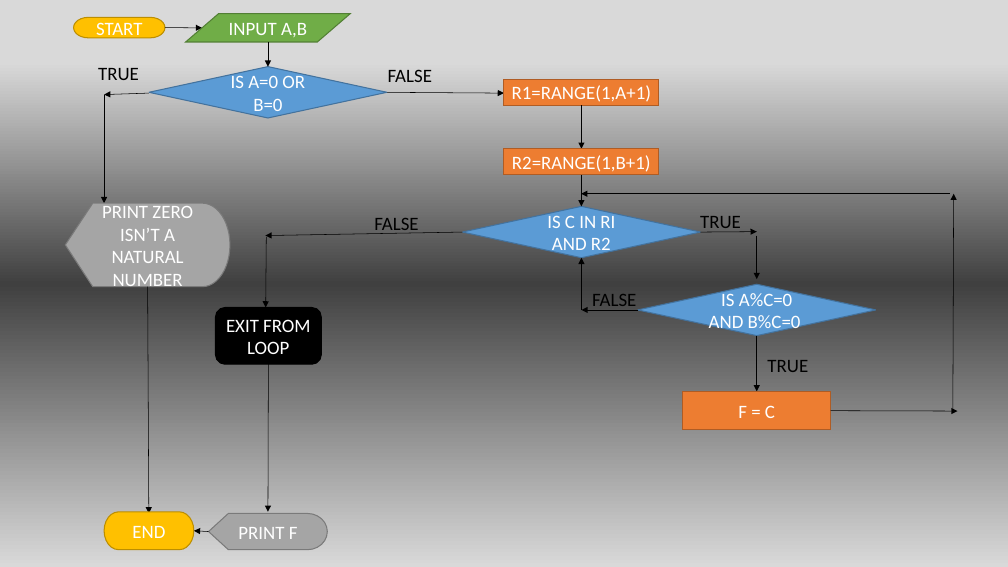
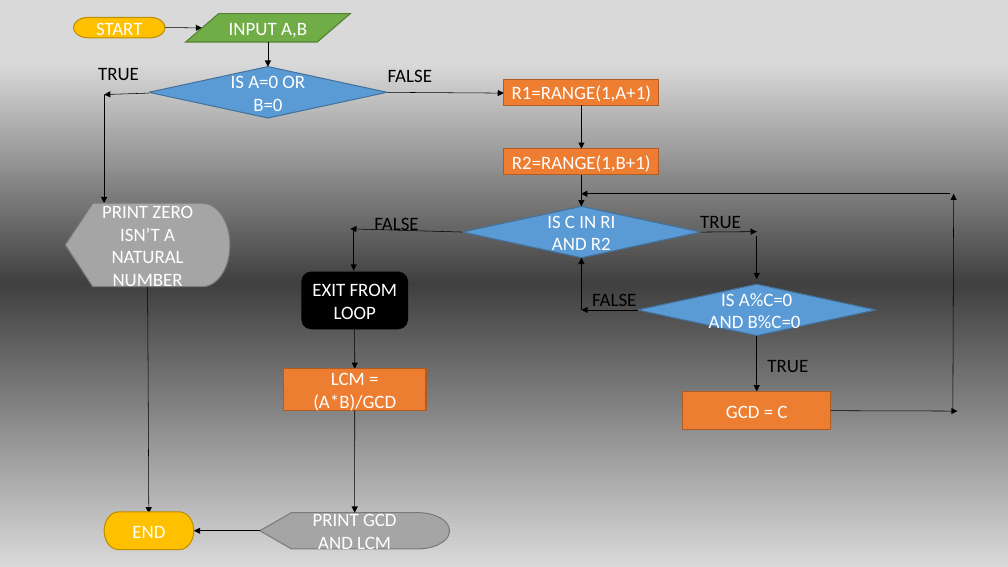
Before and after one commit to 3l4k/Lotanna_OkekeCSC102, a slide deck: slide 13 of Lotanna OkekeAA1.pptx. Drawn at 1008x567 pixels with LibreOffice and Linux fonts; fonts in the diff are those of the drawing. Boxes give left, top, right and bottom in pixels: in the first picture for what was removed or moved away, otherwise in the second. Text is boxed around its words. In the diff, an @@ line names an element or a change of style, - is before the commit and + after.

```diff
--- a/Lotanna OkekeAA1.pptx
+++ b/Lotanna OkekeAA1.pptx
@@ arrow moved from (463, 232) - (265, 236) to (463, 232) - (350, 229) @@
@@ arrow moved from (266, 237) - (265, 308) to (354, 231) - (354, 271) @@
@@ rounded rectangle "EXIT FROM LOOP": place and size @@
-rounded rectangle "EXIT FROM LOOP" at [216,308,321,364]
+rounded rectangle "EXIT FROM LOOP" at [302,272,408,329]
@@ arrow added from (355, 329) to (355, 369), #000000 0.5 pt @@
@@ rectangle added at [284,369,426,411], fill #ED7D31, outline #AF5C24 1 pt, 18 pt, text #FFFFFF @@
+LCM = (A*B)/GCD
@@ arrow moved from (268, 363) - (268, 512) to (355, 411) - (355, 513) @@
@@ text in rectangle at [726,405,787,418]: text changed @@
-F = C
+GCD = C
@@ arrow moved from (209, 532) - (194, 531) to (260, 531) - (194, 531) @@
@@ flow chart display "PRINT GCD AND LCM": place and size @@
-flow chart display "PRINT GCD AND LCM" at [209,513,327,550]
+flow chart display "PRINT GCD AND LCM" at [260,513,450,549]
@@ text in flow chart display at [313,511,397,549]: text changed @@
-PRINT F
+PRINT GCD AND LCM
```
Also in this commit, not shown: 5 other slides changed, 3 slides removed, 1 other file.
